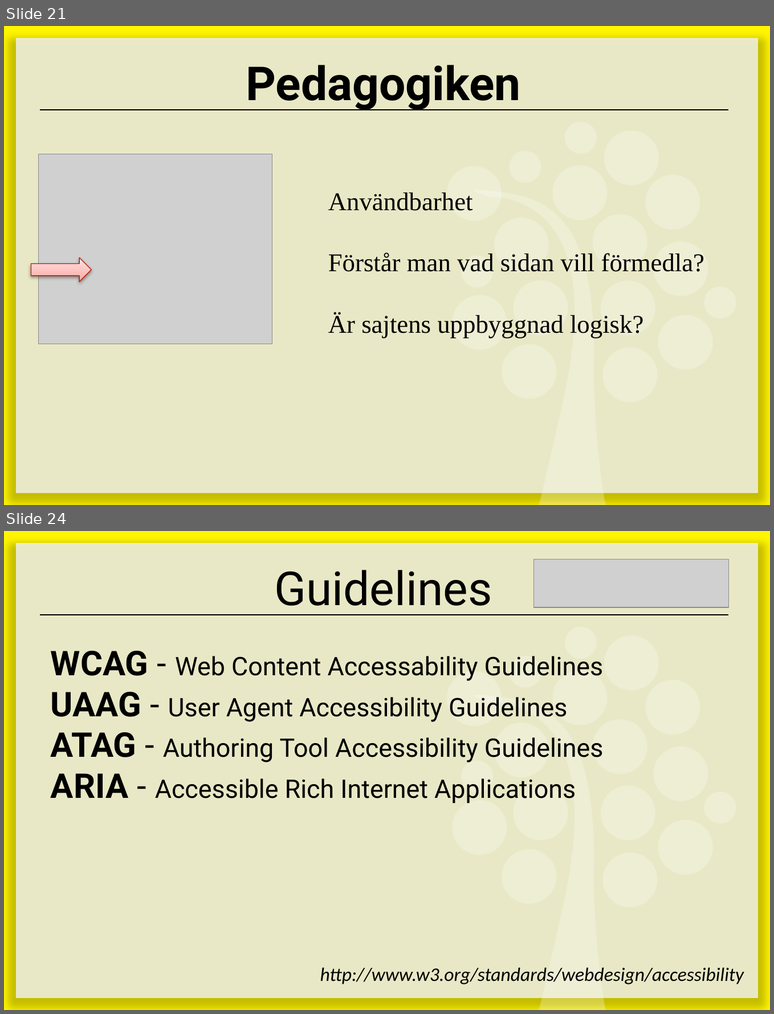
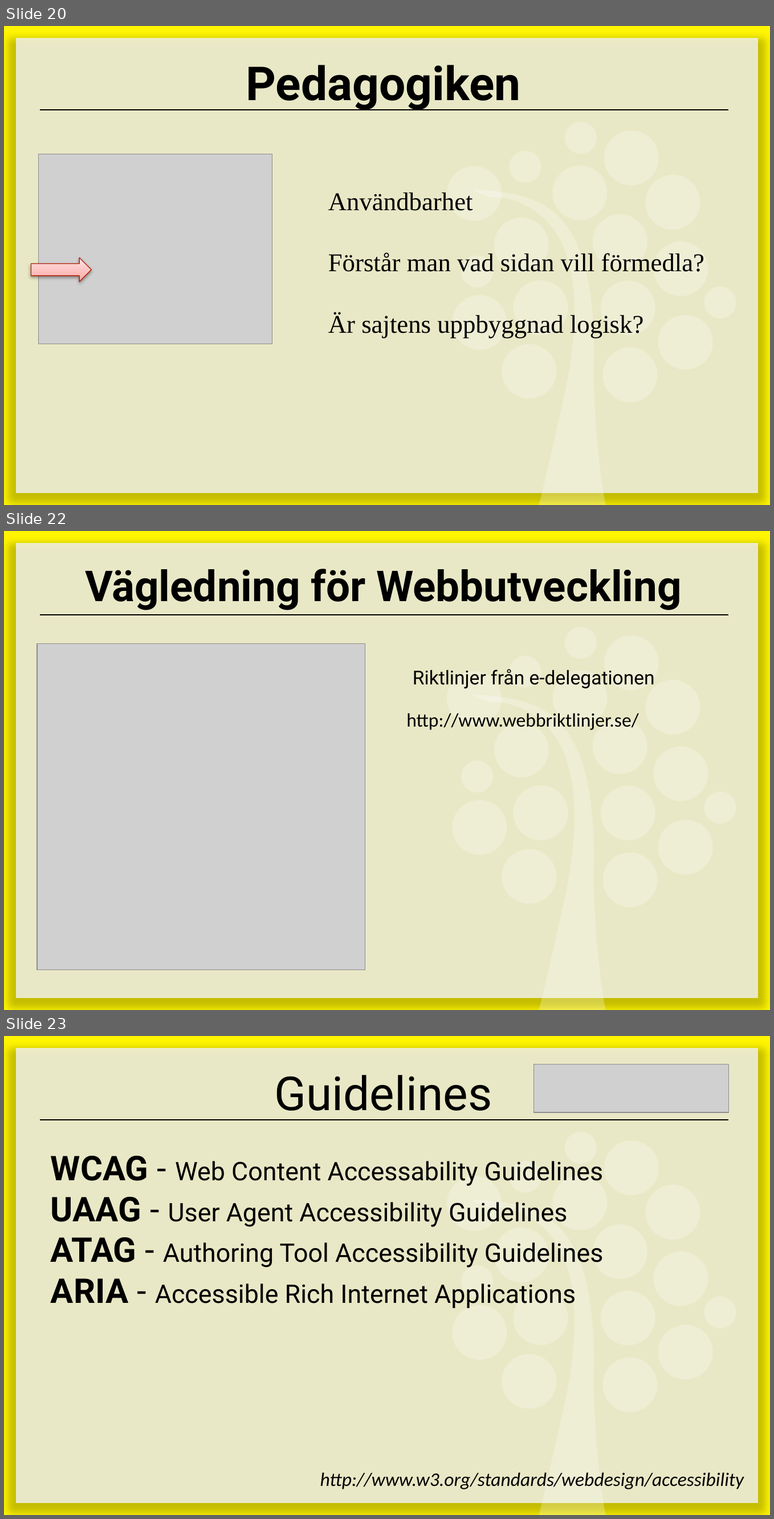
Before and after one commit to 1ik415/Kursmaterial, a slide deck: Föreläsningar/F04 - Webbteknik.pptx. Shown one above the other, each under a label of ours: slides 21 and 24 before the commit, slides 20, 22 and 23 after it; the slides between them are not shown. The pictures are 774x1014 and 774x1519 pixels, drawn with LibreOffice and Linux fonts; fonts in the diff are those of the drawing; grey boxes stand for pictures. Boxes give left, top, right and bottom in pixels: in the first picture for what was removed or moved away, otherwise in the second. Text is boxed around its words. In the diff, an @@ line names an element or a change of style, - is before the commit and + after.

```diff
--- a/Föreläsningar/F04 - Webbteknik.pptx
+++ b/Föreläsningar/F04 - Webbteknik.pptx
@@ slide 22 added at bbox=[4, 531, 770, 1010], background #FFFFFF; not listed: 21 template elements that a slide beside it also shows @@
@@ title added at bbox=[85, 569, 682, 610], 40 pt, text #000000, bold @@
+Vägledning för Webbutveckling
@@ picture added at bbox=[37, 644, 365, 970] @@
@@ text added at bbox=[413, 669, 655, 688], 18 pt, text #000000 @@
+Riktlinjer från e-delegationen
@@ text added at bbox=[406, 713, 638, 730], 18 pt, text #000000 @@
+http://www.webbriktlinjer.se/
@@ what was slide 21 is now slide 20 @@
@@ what was slide 24 is now slide 23 @@
```
Also in this commit, not shown: 9 slides changed, 1 other slide added, 4 slides removed.
